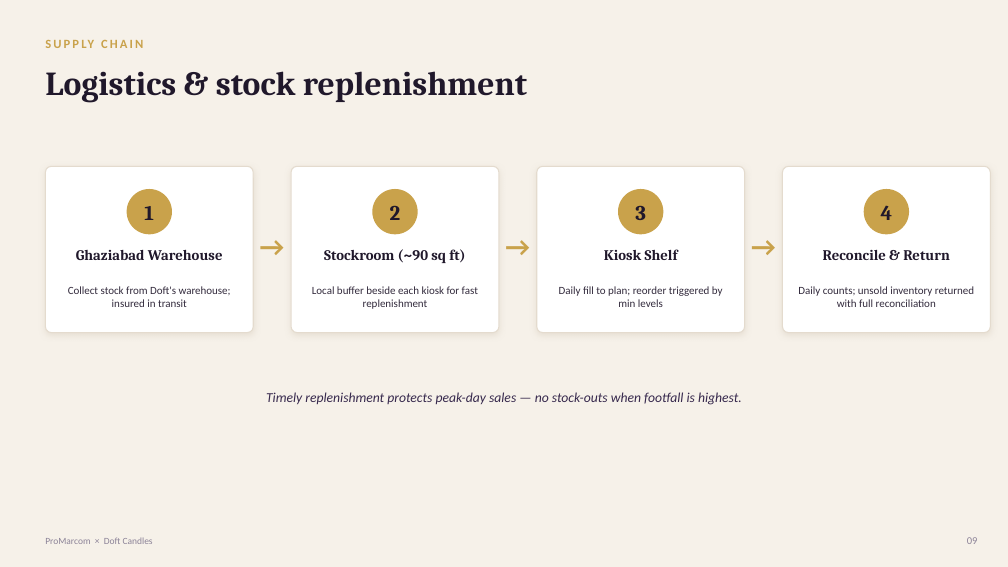
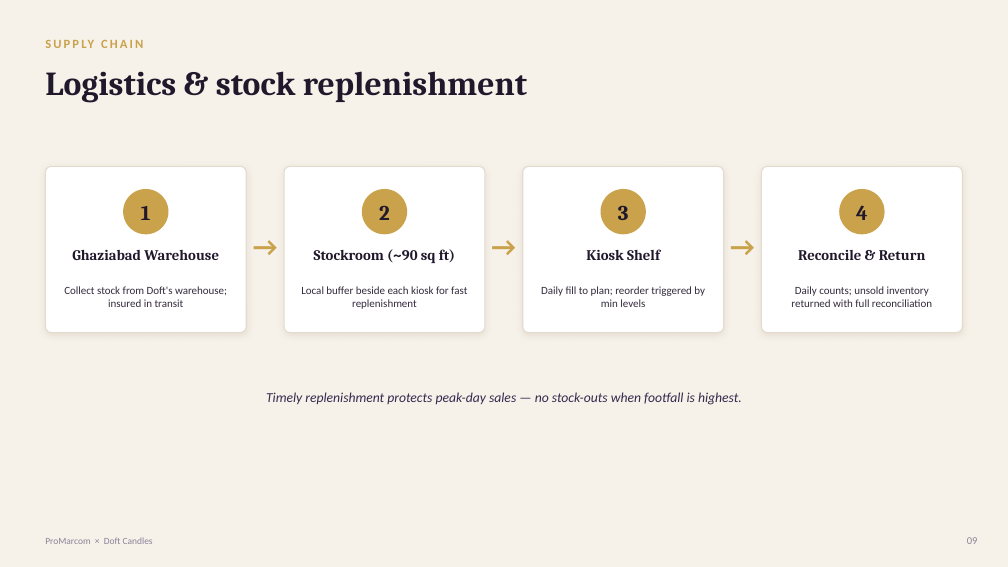
Before and after one commit to nky1103/Projects, a slide deck: slide 10 of doft_diwali_popup/Doft_Diwali_PopUp_ProMarcom_Pitch.pptx. Drawn at 1008x567 pixels with LibreOffice and Linux fonts; fonts in the diff are those of the drawing. Boxes give left, top, right and bottom in pixels: in the first picture for what was removed or moved away, otherwise in the second. Text is boxed around its words. In the diff, an @@ line names an element or a change of style, - is before the commit and + after.

```diff
--- a/doft_diwali_popup/Doft_Diwali_PopUp_ProMarcom_Pitch.pptx
+++ b/doft_diwali_popup/Doft_Diwali_PopUp_ProMarcom_Pitch.pptx
@@ rounded rectangle: place and size @@
-rounded rectangle at [45, 166, 253, 333]
+rounded rectangle at [45, 166, 247, 333]
@@ rounded rectangle: place and size @@
-rounded rectangle at [291, 166, 499, 333]
+rounded rectangle at [284, 166, 485, 333]
@@ rounded rectangle: place and size @@
-rounded rectangle at [537, 166, 745, 333]
+rounded rectangle at [523, 166, 724, 333]
@@ rounded rectangle: place and size @@
-rounded rectangle at [783, 166, 991, 333]
+rounded rectangle at [761, 166, 963, 333]
@@ ellipse: place and size @@
-ellipse at [127, 189, 172, 234]
+ellipse at [123, 189, 169, 234]
@@ text "2": place and size @@
-text "2" at [390, 206, 401, 220]
+text "2" at [379, 206, 390, 220]
@@ ellipse: place and size @@
-ellipse at [372, 189, 417, 234]
+ellipse at [362, 189, 408, 234]
@@ text "4": place and size @@
-text "4" at [881, 205, 893, 220]
+text "4" at [856, 206, 868, 220]
@@ ellipse: place and size @@
-ellipse at [864, 189, 910, 234]
+ellipse at [839, 189, 885, 234]
@@ text "→": place and size @@
-text "→" at [255, 223, 290, 268]
+text "→" at [248, 223, 283, 268]
@@ text "→": place and size @@
-text "→" at [501, 223, 535, 268]
+text "→" at [486, 223, 521, 268]
@@ 2 texts, 1 ellipse: place and size @@
-2 texts, 1 ellipse at [619, 189, 781, 268]
+2 texts, 1 ellipse at [600, 189, 760, 268]
@@ text "Ghaziabad Warehouse": place and size @@
-text "Ghaziabad Warehouse" at [76, 250, 223, 260]
+text "Ghaziabad Warehouse" at [72, 250, 219, 260]
@@ text "Stockroom (~90 sq ft)": place and size @@
-text "Stockroom (~90 sq ft)" at [324, 249, 465, 263]
+text "Stockroom (~90 sq ft)" at [314, 249, 455, 263]
@@ text "Kiosk Shelf": place and size @@
-text "Kiosk Shelf" at [604, 249, 678, 260]
+text "Kiosk Shelf" at [586, 249, 660, 260]
@@ text "Reconcile & Return": place and size @@
-text "Reconcile & Return" at [823, 250, 950, 260]
+text "Reconcile & Return" at [798, 250, 926, 260]
@@ text "Collect stock from Doft's warehouse; ...": place and size @@
-text "Collect stock from Doft's warehouse; ..." at [68, 286, 231, 307]
+text "Collect stock from Doft's warehouse; ..." at [64, 286, 227, 307]
@@ text "Local buffer beside each kiosk ...": place and size @@
-text "Local buffer beside each kiosk ..." at [312, 286, 478, 309]
+text "Local buffer beside each kiosk ..." at [301, 286, 467, 309]
@@ text "Daily fill to plan; reorder ...": place and size @@
-text "Daily fill to plan; reorder ..." at [559, 286, 723, 307]
+text "Daily fill to plan; reorder ..." at [541, 286, 705, 307]
@@ text "Daily counts; unsold inventory returned ..." rewrapped from [798, 286, 974, 307] to [791, 286, 932, 307] @@
```
Also in this commit, not shown: 2 other slides changed, 1 other file.
